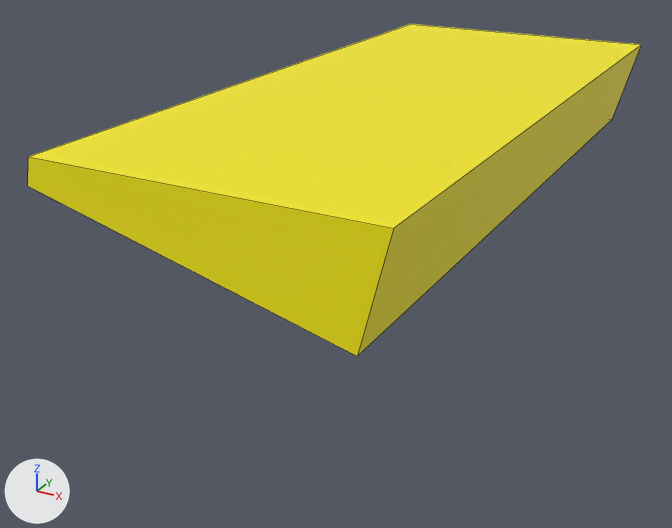
The FBX model 3S_game_engine/assets/models/serializable/corner_beach_90.fbx: old version first, new version second.
One viewpoint serves both versions: a camera (50 mm lens) standing at (1.59, -3.35, 1.09) and looking at (-0.13, -0.23, -0.47). Arrows for +X, +Y and +Z are at lower left; the lights stay in place. Mesh edges are drawn as thin lines.
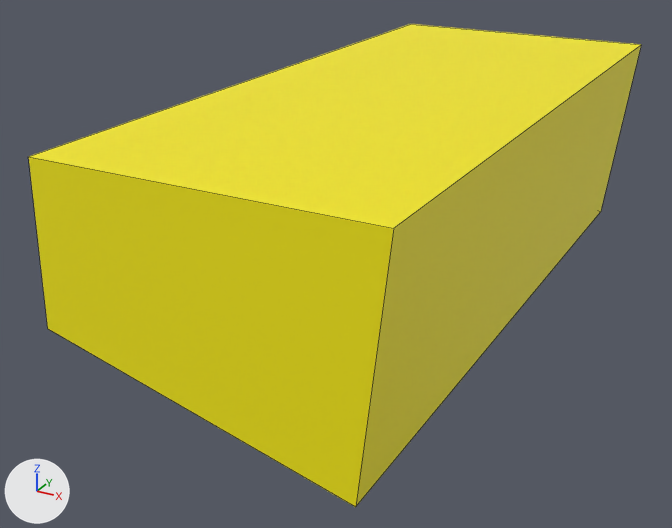
Patch to the scene script:
```diff
--- a/3S_game_engine/assets/models/serializable/corner_beach_90.fbx.py
+++ b/3S_game_engine/assets/models/serializable/corner_beach_90.fbx.py
@@ me_mesh_026 @@
 me_mesh_026.from_pydata(...)  # 9 vertices, 5 faces; spans x -0.58..0.68, y -1.4..1.4, z -0.15..0.24
 # used by ob_box001_001; location = (0.0, 0.0, 0.0)
 # before: 0 (-0.58, -1.4, 0.15) at pixel (27, 186), 1 (-0.58, 1.4, 0.15), 6 (0.58, -1.4, -0.15) at pixel (357, 356), 7 (0.58, -1.4, -0.15) at pixel (357, 356), 8 (0.58, 1.4, -0.15) at pixel (611, 119)
+# me_mesh_026 part 1
+for i in [0, 1, 6, 7, 8]: me_mesh_026.vertices[i].co += Vector((0.0, 0.0, -0.5))
 me_mesh_026.materials.append(mat_material__25_011)
```

What differs and where, as boxes (x1, y1, x2, y2) in the pictures (672 x 528 px; the box of a moved part takes in the faces that stretch with it):
'Box001.001', reshaped (45% taller)
    before: (28, 24, 641, 356)
    after: (29, 24, 641, 507)
part 1 of me_mesh_026, moved or reshaped
    before: (28, 45, 641, 356)
    after: (29, 45, 641, 507)
